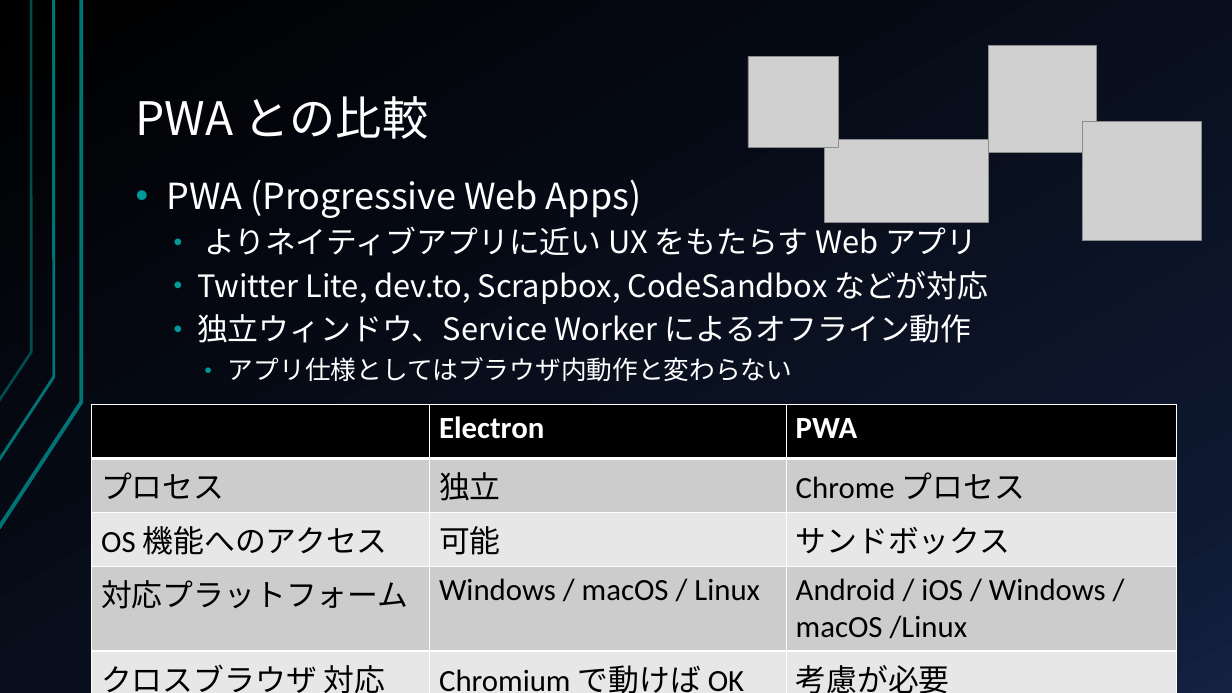
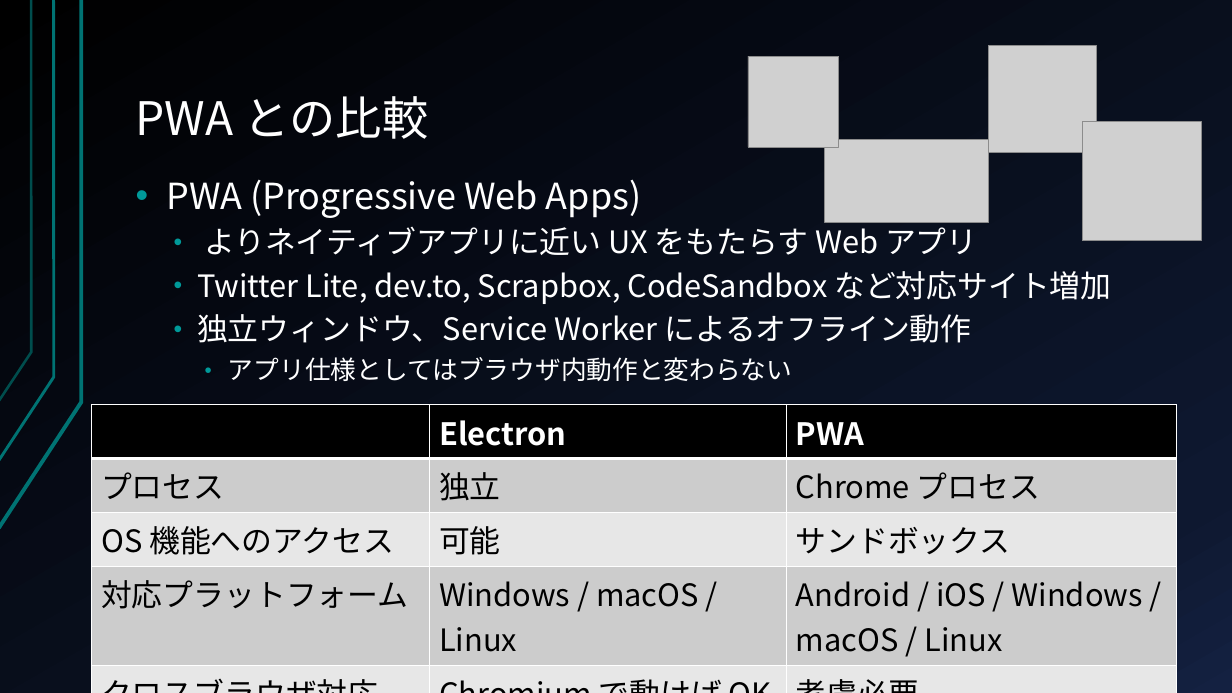
Before and after one commit to kondoumh/electron-study, a slide deck: slide 9 of slide/Electron_in-house_presentation.pptx. Drawn at 1232x693 pixels with LibreOffice and Linux fonts; fonts in the diff are those of the drawing; grey boxes stand for pictures. Boxes give left, top, right and bottom in pixels: in the first picture for what was removed or moved away, otherwise in the second. Text is boxed around its words. In the diff, an @@ line names an element or a change of style, - is before the commit and + after.

Commit message:
update

```diff
--- a/slide/Electron_in-house_presentation.pptx
+++ b/slide/Electron_in-house_presentation.pptx
@@ text at [197,271,1111,304]: text changed @@
-  • Twitter Lite, dev.to, Scrapbox, CodeSandbox などが対応
+  • Twitter Lite, dev.to, Scrapbox, CodeSandbox など対応サイト増加
@@ table at [92,405,1177,673] @@
-row 4, column 3: Android / iOS / Windows / macOS /Linux
+row 4, column 3: Android / iOS / Windows / macOS / Linux
-row 5, column 1: クロスブラウザ 対応
+row 5, column 1: クロスブラウザ対応
-row 5, column 3: 考慮が必要
+row 5, column 3: 考慮必要
@@ font Calibri to Noto Sans CJK JP in "Electron", "PWA", "プロセス", "独立" and 7 more places @@
```
Also in this commit, not shown: 5 other slides changed.
